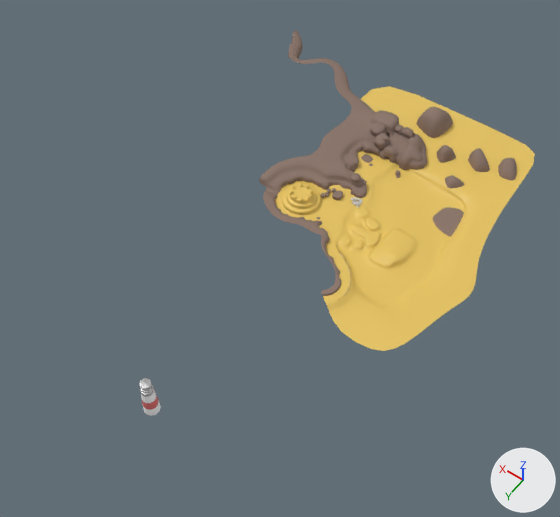
An edit to the glTF model models/beach_1/beach.glb, drawn before and after from the same camera.
The view is the same before and after, from a 50 mm lens placed at (-630.0, 1222.0, 1514.0), pointed at (61.0, 255.0, -6.0). Arrows for +X, +Y and +Z are at lower right; the lights stay in place. Vertices at the same position are counted once.

Names of what the first picture shows: 'lighthouse', 'sand'.
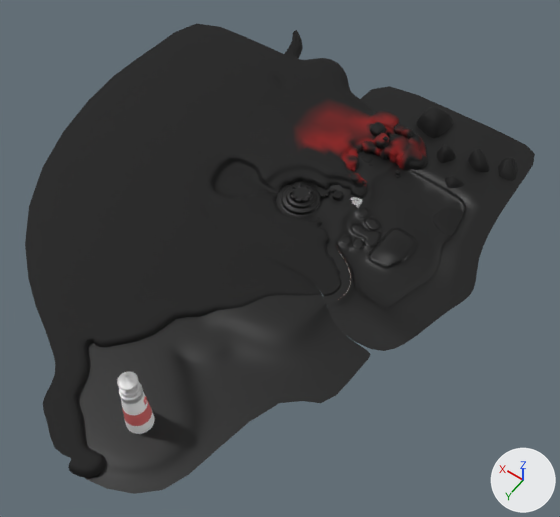
Boxes [x1, y1, x2, y2] around the edits, measured in the pictures (560 x 517 px):
'BeachRockDistance', added
    after: [25, 23, 321, 478]
'sand', recoloured, reshaped (14% wider, 17% shorter)
    before: [259, 30, 535, 351]
    after: [201, 30, 517, 296]
'BeachSandDistance', added
    after: [78, 294, 371, 494]
'BeachSand', added
    after: [275, 86, 535, 351]
'LightHouse', added
    after: [117, 371, 155, 434]
    faces in mat_lighthousemetal (white #e7e7e7): [117, 371, 143, 404]
    faces in mat_lighthousewhite (white #ffffff): [121, 392, 155, 434]
    faces in mat_lighthousered (red #e77271): [122, 396, 152, 426]
'lighthouse', deleted
    before: [139, 378, 161, 416]
    faces in mat_lighthousemetal (white #e7e7e7): [139, 378, 154, 397]
    faces in mat_lighthousewhite (white #ffffff): [141, 391, 161, 416]
part 1 of me_mesh, cut back
    before: [259, 41, 535, 351]
    after: [201, 41, 422, 294]

The change, as a list of edits to the scene's bpy script:
```text
Change mat_sand:
    where n0 = _N.new('ShaderNodeBsdfPrincipled'); n0.name = 'Principled BSDF'
    remove n0.inputs[0].default_value = (0.8, 0.55, 0.115, 1.0)  # 'Base Color', yellow #e7c45f
    add n2 = _N.new('ShaderNodeMix'); n2.name = 'Mix'
    add n2.data_type = 'RGBA'
    add n2.blend_type = 'MULTIPLY'
    add n2.inputs[0].default_value = 1.0  # 'Factor'
    add n2.inputs[7].default_value = (0.8, 0.55, 0.115, 1.0)  # 'B', yellow #e7c45f
    add n3 = _N.new('ShaderNodeVertexColor'); n3.name = 'Color Attribute'
    add _L.new(n2.outputs[2], n0.inputs[0])  # 'Result' to 'Base Color'
    add _L.new(n3.outputs[0], n2.inputs[6])  # 'Color' to 'A'
Change mat_cliff:
    where n0 = _N.new('ShaderNodeBsdfPrincipled'); n0.name = 'Principled BSDF'
    remove n0.inputs[0].default_value = (0.251, 0.171, 0.137, 1.0)  # 'Base Color', brown #897367
    add n2 = _N.new('ShaderNodeMix'); n2.name = 'Mix'
    add n2.data_type = 'RGBA'
    add n2.blend_type = 'MULTIPLY'
    add n2.inputs[0].default_value = 1.0  # 'Factor'
    add n2.inputs[7].default_value = (0.251, 0.171, 0.137, 1.0)  # 'B', brown #897367
    add n3 = _N.new('ShaderNodeVertexColor'); n3.name = 'Color Attribute'
    add _L.new(n2.outputs[2], n0.inputs[0])  # 'Result' to 'Base Color'
    add _L.new(n3.outputs[0], n2.inputs[6])  # 'Color' to 'A'
Change me_mesh:
    used by ob_sand; location = (0.0, 0.0, 0.0)
    remove me_mesh.from_pydata(...)  # 9305 vertices, 17498 faces; spans x -374.0..539.0, y -509.0..357.0, z -19.0..60.0
    remove me_mesh.materials.append(mat_sand)  # yellow #e7c45f
    add me_mesh.from_pydata(...)  # 5932 vertices, 11008 faces; spans x -299.0..539.0, y -509.0..303.0, z -19.0..60.0
    me_mesh part 1: 20 vertices moved within x -89.0..207.0, y -251.0..238.0, z 9.0..40.0; 4564 vertices removed from x -374.0..500.0, y -470.0..357.0, z -8.0..54.0; 1191 vertices added at x -107.0..501.0, y -428.0..297.0, z 9.0..54.0
Add me_mesh_003:
    me_mesh_003.from_pydata(...)  # 381 vertices, 662 faces; spans x -95.0..850.0, y -379.0..957.0, z 5.0..25.0
    me_mesh_003.materials.append(mat_cliff)
Add me_mesh_002:
    me_mesh_002.from_pydata(...)  # 341 vertices, 622 faces; spans x -270.0..313.0, y 296.0..948.0, z 2.0..20.0
    me_mesh_002.materials.append(mat_sand)
Add me_lighthouse_1:
    me_lighthouse_1.from_pydata(...)  # 2194 vertices, 4190 faces; spans x -31.0..31.0, y -31.0..31.0, z 1.0..208.0
    # faces by material slot: [3902, 192, 96]
    me_lighthouse_1.materials.append(mat_lighthousemetal)  # white #e7e7e7
    me_lighthouse_1.materials.append(mat_lighthousewhite)  # white #ffffff
    me_lighthouse_1.materials.append(mat_lighthousered)  # red #e77271
Add me_mesh_1:
    me_mesh_1.from_pydata(...)  # 3786 vertices, 7368 faces; spans x -374.0..209.0, y -470.0..357.0, z -8.0..45.0
    me_mesh_1.materials.append(mat_sand)
Remove ob_lighthouse:
    ob_lighthouse = bpy.data.objects.new('lighthouse', me_lighthouse)
    ob_lighthouse.location = (45.0, 750.0, 0.0)
Add ob_beachrockdistance:
    ob_beachrockdistance = bpy.data.objects.new('BeachRockDistance', me_mesh_003)
    ob_beachrockdistance.location = (0.0, 0.0, 0.0)
Add ob_beachsanddistance:
    ob_beachsanddistance = bpy.data.objects.new('BeachSandDistance', me_mesh_002)
    ob_beachsanddistance.location = (0.0, 0.0, 0.0)
Add ob_lighthouse_1:
    ob_lighthouse_1 = bpy.data.objects.new('LightHouse', me_lighthouse_1)
    ob_lighthouse_1.location = (42.0, 790.0, 0.0)
Add ob_beachsand:
    ob_beachsand = bpy.data.objects.new('BeachSand', me_mesh_1)
    ob_beachsand.location = (0.0, 0.0, 0.0)
```
